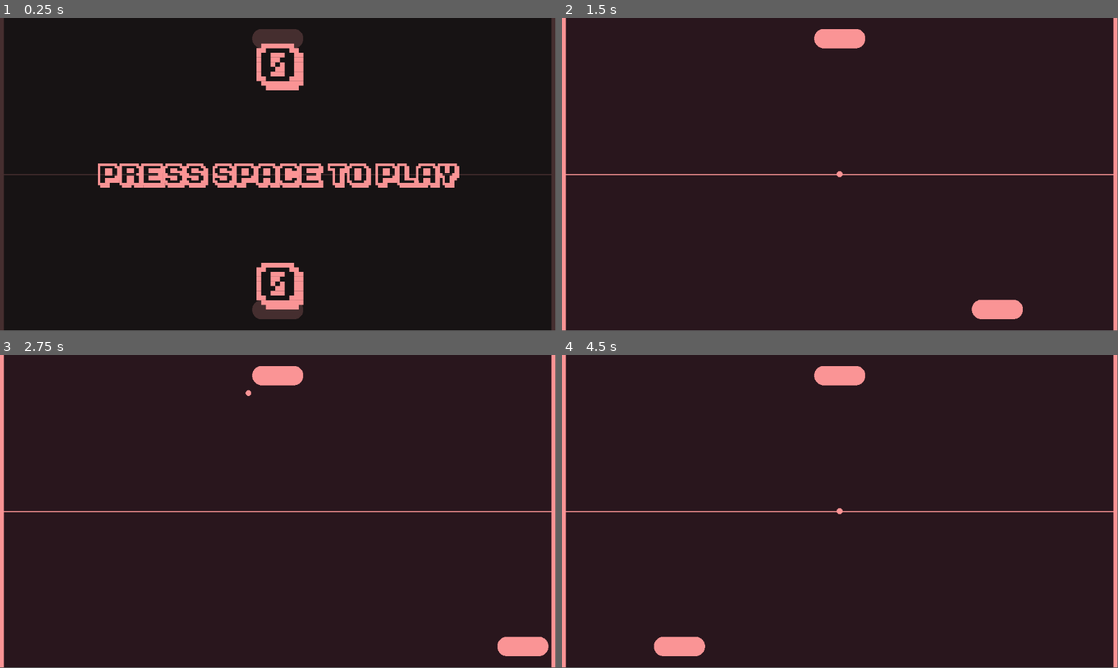
Above: before the commit, frames 1-4 (two rows, left to right).
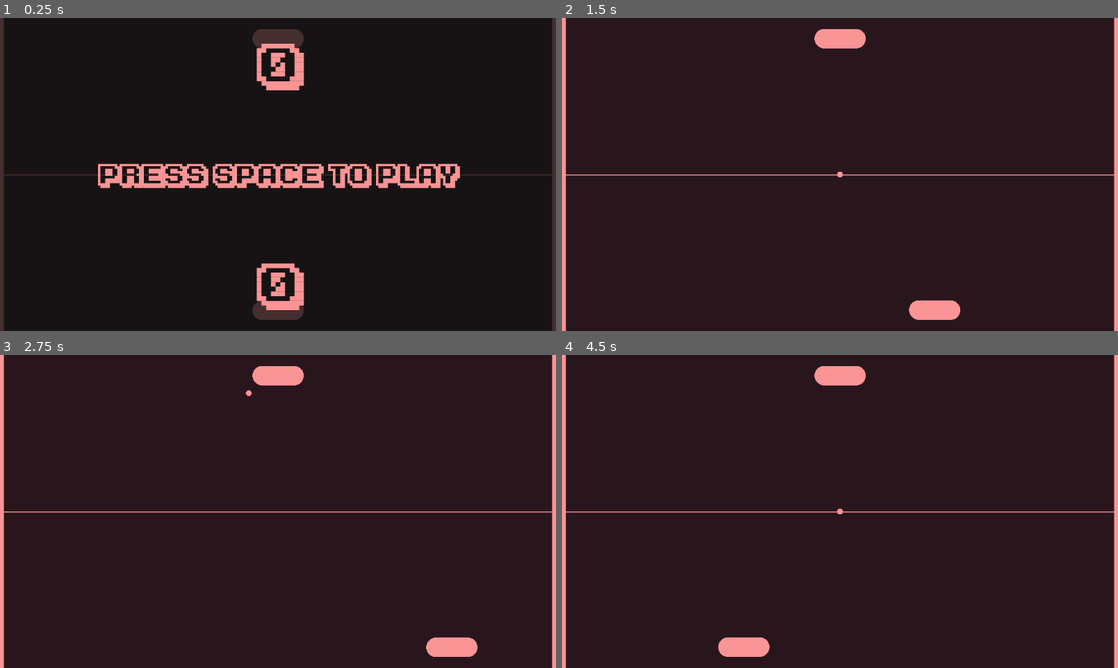
Above: after the commit, the same moments.

Repository: mayzavan/1.Pong
Game: Godot game, scene res://scenes/main.tscn
Same seed, same stepped clock (60 frames per second), same inputs: the game is played once before the commit and once after it.
Inputs:
- Up to frame 1 (0.25 s): no input
- Up to frame 2 (1.5 s): tap Space (Start) at 0.5, 0.6, 1.35 s; hold Right (Right) 0.53-1.28 s; hold Left (Left) from 1.28 s (still down)
- Up to frame 3 (2.75 s): release Left (Left) at 2.03 s; hold Right (Right) from 2.03 s (still down); tap Space (Start) at 2.1 s
- Up to frame 4 (4.5 s): tap Space (Start) at 2.85, 3.5, 3.6, 4.35 s; release Right (Right) at 3.53 s; hold Left (Left) from 3.53 s (still down)
In our replay, the window is 799x449 before the commit and 800x450 after it. These sizes can differ from the game's own. Grey fills any space a smaller window leaves; there, only what the larger window draws over its background counts as a difference.

The runs differ from the first frame. In frame 1, 1.8% of the frame differs, in the area x 0-100%, y 0-100%; in frame 2, 1.9%; in frame 3, 1.9%; in frame 4, 1.9%.

Commit message:
qol changes

Diff:
--- a/project.godot
+++ b/project.godot
@@ -14,6 +14,10 @@
 run/main_scene="res://scenes/main.tscn"
 config/features=PackedStringArray("4.2", "Forward Plus")
 config/icon="res://icon.svg"
+
+[display]
+
+window/stretch/mode="viewport"
 
 [input]
 
--- a/scripts/paddle.gd
+++ b/scripts/paddle.gd
@@ -1,6 +1,6 @@
 extends RigidBody2D
 
-var acceleration = 100000
+var acceleration = 1000
 var set0 = false
 var stopped
 
@@ -11,9 +11,9 @@
 func _physics_process(delta):
 	self.position.y = 43
 	if Input.is_action_pressed("SecondLeft") and self.position.x >= 60 and self.position.x <= 1092 and stopped == false:
-		self.linear_velocity.x -= acceleration/2 * delta * delta
+		self.linear_velocity.x -= acceleration/2 * delta
 	if Input.is_action_pressed("SecondRight") and self.position.x <= 1092 and self.position.x >= 60 and stopped == false:
-		self.linear_velocity.x += acceleration/2 * delta * delta
+		self.linear_velocity.x += acceleration/2 * delta
 
 func reset():
 	set0 = true
--- a/scripts/player.gd
+++ b/scripts/player.gd
@@ -1,6 +1,6 @@
 extends RigidBody2D
 
-var acceleration = 100000
+var acceleration = 1000
 var set0 = false
 var stopped
 
@@ -11,9 +11,9 @@
 func _physics_process(delta):
 	self.position.y = 605
 	if Input.is_action_pressed("Left") and self.position.x >= 60 and self.position.x <= 1092 and stopped == false:
-		self.linear_velocity.x -= acceleration/2 * delta * delta
+		self.linear_velocity.x -= acceleration/2 * delta
 	if Input.is_action_pressed("Right") and self.position.x <= 1092 and self.position.x >= 60 and stopped == false:
-		self.linear_velocity.x += acceleration/2 * delta * delta
+		self.linear_velocity.x += acceleration/2 * delta
 
 func reset():
 	set0 = true
